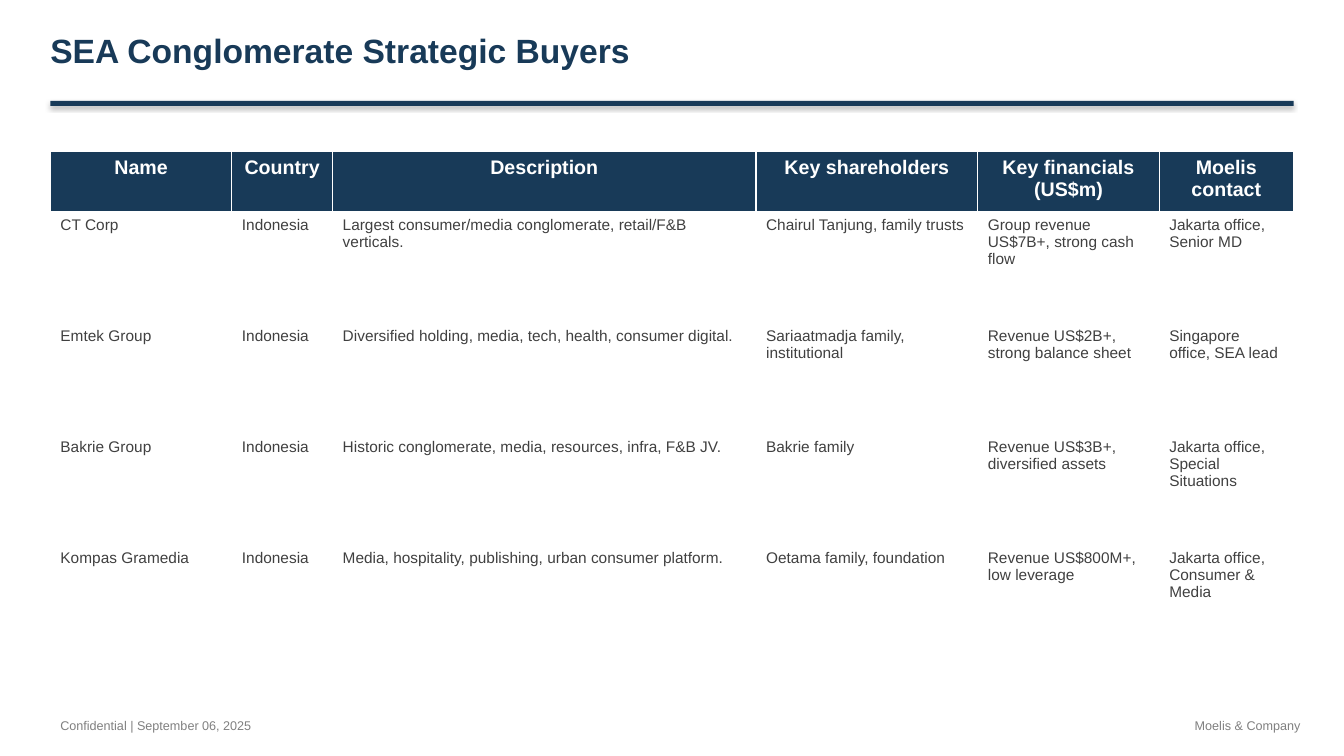
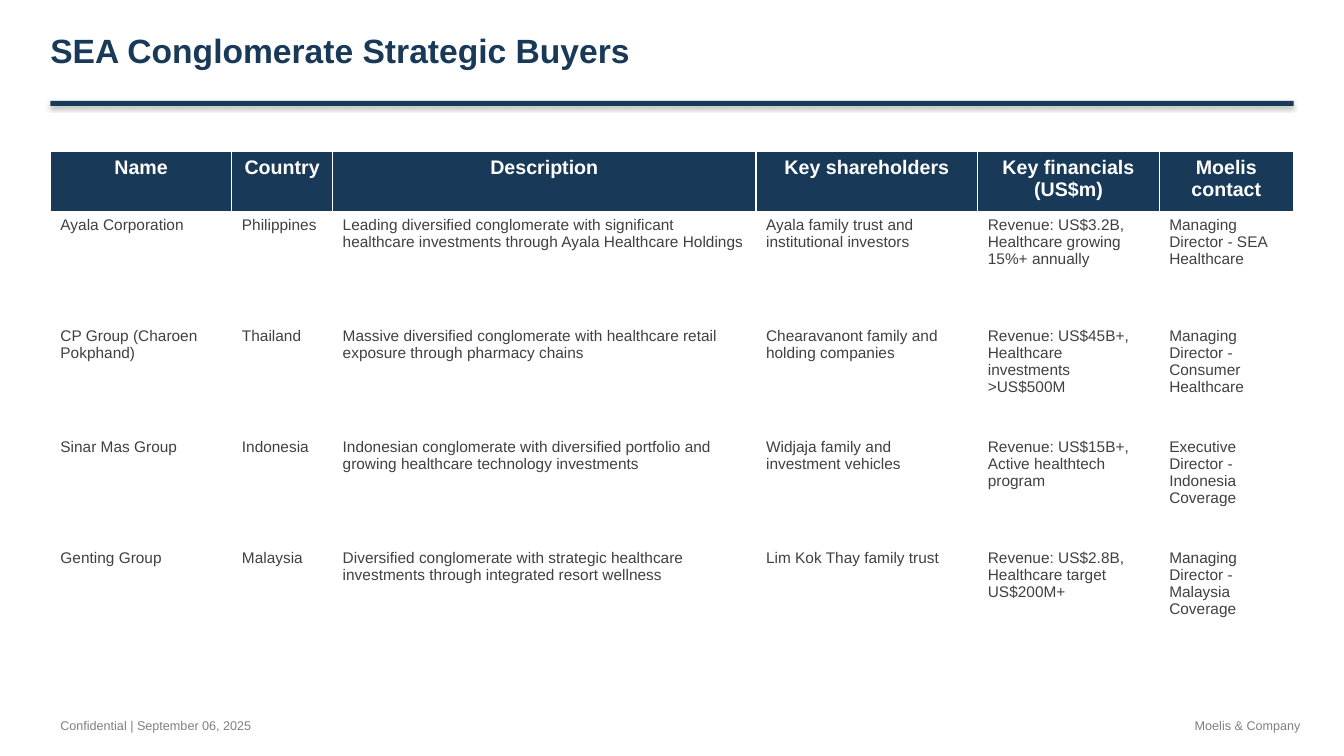
Before and after one commit to alinvb/slide_generator, a slide deck: slide 14 of ai_generated_deck.pptx (slide 18 before the commit). Drawn at 1344x756 pixels with LibreOffice and Linux fonts; fonts in the diff are those of the drawing. Boxes give left, top, right and bottom in pixels: in the first picture for what was removed or moved away, otherwise in the second. Text is boxed around its words. In the diff, an @@ line names an element or a change of style, - is before the commit and + after.

```diff
--- a/ai_generated_deck.pptx
+++ b/ai_generated_deck.pptx
@@ table at [50, 151, 1294, 655] @@
-row 2: CT Corp | Indonesia | Largest consumer/media conglomerate, retail/F&B verticals. | Chairul Tanjung, family trusts | Group revenue US$7B+, strong cash flow | Jakarta office, Senior MD
+row 2: Ayala Corporation | Philippines | Leading diversified conglomerate with significant healthcare investments through Ayala Healthcare Holdings | Ayala family trust and institutional investors | Revenue: US$3.2B, Healthcare growing 15%+ annually | Managing Director - SEA Healthcare
-row 3: Emtek Group | Indonesia | Diversified holding, media, tech, health, consumer digital. | Sariaatmadja family, institutional | Revenue US$2B+, strong balance sheet | Singapore office, SEA lead
+row 3: CP Group (Charoen Pokphand) | Thailand | Massive diversified conglomerate with healthcare retail exposure through pharmacy chains | Chearavanont family and holding companies | Revenue: US$45B+, Healthcare investments >US$500M | Managing Director - Consumer Healthcare
-row 4: Bakrie Group | Indonesia | Historic conglomerate, media, resources, infra, F&B JV. | Bakrie family | Revenue US$3B+, diversified assets | Jakarta office, Special Situations
+row 4: Sinar Mas Group | Indonesia | Indonesian conglomerate with diversified portfolio and growing healthcare technology investments | Widjaja family and investment vehicles | Revenue: US$15B+, Active healthtech program | Executive Director - Indonesia Coverage
-row 5: Kompas Gramedia | Indonesia | Media, hospitality, publishing, urban consumer platform. | Oetama family, foundation | Revenue US$800M+, low leverage | Jakarta office, Consumer & Media
+row 5: Genting Group | Malaysia | Diversified conglomerate with strategic healthcare investments through integrated resort wellness | Lim Kok Thay family trust | Revenue: US$2.8B, Healthcare target US$200M+ | Managing Director - Malaysia Coverage
```
Also in this commit, not shown: 11 other slides changed, 1 slide added, 6 slides removed, 2 other files.
